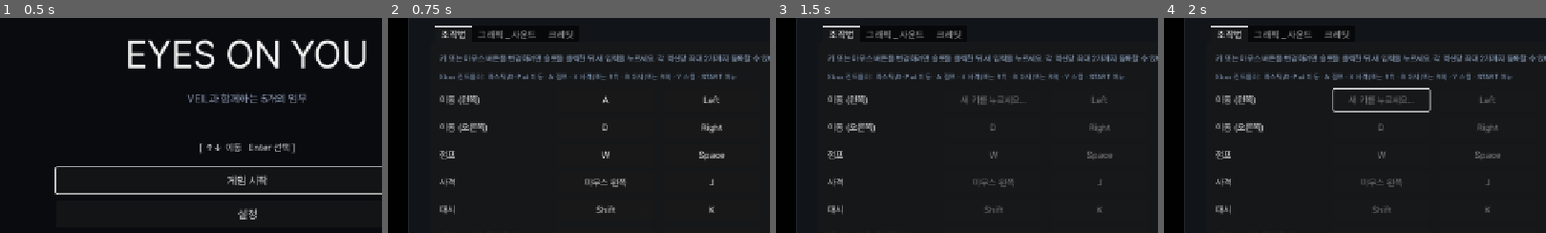
Above: before the commit, frames 1-4 (left to right).
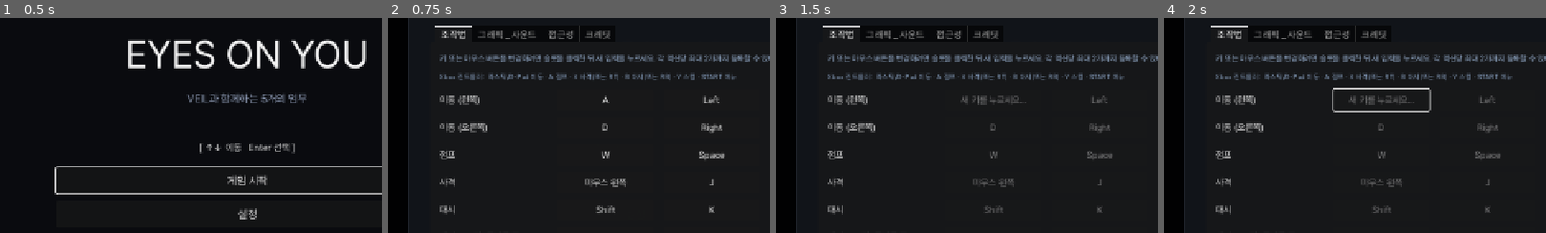
Above: after the commit, the same moments.

Repository: soomin007/EyesOnYou
Game: Godot game, scene res://scenes/main.tscn
Same seed, same stepped clock (60 frames per second), same inputs: the game is played once before the commit and once after it.
Inputs:
- Up to frame 1 (0.5 s): no input
- Up to frame 2 (0.75 s): click "설정" at 0.5 s
- Up to frame 3 (1.5 s): click "A" at 1.25 s
- Up to frame 4 (2 s): no input
The pictures show only the part of the screen within x 18-68%, y 20-70%; the shares and areas given below are measured in that part.

Frame 1 is identical in both runs. In frame 2, 0.3% of the frame differs, in the area x 42-59%, y 3-12%; in frame 3, 0.3%; in frame 4, 0.3%.

Commit message:
feat(a11y): 접근성 - 화면 밝기 조절 + 효과음 자막 (phase 1)
- scripts/Accessibility.gd 신규 autoload — 밝기 오버레이(layer 120) + 자막(layer 125)
  - 밝기: blend mode(어둡게 MUL / 밝게 ADD), 셰이더 불필요 → GL Compatibility·웹 안전
  - 자막: SfxPlayer.sfx_played 구독, 의미 있는 효과음 30종만 [태그]로 우하단 표시·페이드·중복억제
- SfxPlayer: sfx_played(id) 시그널 추가 (볼륨 0에서도 emit → 무음 플레이 시 자막 동작)
- GameState: screen_brightness / sfx_captions + settings.cfg [access] 영속 (reset 비대상)
- Settings: "접근성" 탭 — 밝기 슬라이더(50~150%) + 자막 토글(켤 때 예시 1줄)
- Main: load_settings 직후 Accessibility.apply()

검증: 에디터 헤드리스 전체 파싱 + 게임 부팅 깨끗(새 에러 0).
색약 모드는 다음 단계(화면 post-process 셰이더, 웹 검증 필요).

Co-Authored-By: Claude Opus 4.8 (1M context) <noreply@anthropic.com>

Diff:
--- a/project.godot
+++ b/project.godot
@@ -21,6 +21,7 @@
 GameState="*res://scripts/GameState.gd"
 BgmPlayer="*res://scripts/BgmPlayer.gd"
 SfxPlayer="*res://scripts/SfxPlayer.gd"
+Accessibility="*res://scripts/Accessibility.gd"
 
 [display]
 
--- /dev/null
+++ b/scripts/Accessibility.gd
@@ -0,0 +1,196 @@
+extends Node
+
+# 접근성 오버레이 — autoload. scene 전환에도 살아남아 전 화면에 일괄 적용한다.
+#   · 화면 밝기 (blend mode 오버레이 — 셰이더 불필요, GL Compatibility/웹 안전)
+#   · 효과음 자막 (SfxPlayer.sfx_played 구독 → 의미 있는 효과음을 텍스트로)
+# 색약 모드는 화면 post-process 셰이더가 필요해 별도 단계에서 추가 예정(layer 120 자리 예약).
+#
+# 레이어: 밝기 post-process = 120 (게임/HUD/오버레이 위), 자막 = 125 (항상 그 위 — 가독성 유지).
+# 값의 단일 진실은 GameState (settings.cfg 영속). apply()가 GameState를 읽어 반영.
+
+# ─── 밝기 ─────────────────────────────────────────────
+var _fx_layer: CanvasLayer
+var _brightness_rect: ColorRect
+var _bright_mat: CanvasItemMaterial
+
+# ─── 효과음 자막 ──────────────────────────────────────
+var _caption_layer: CanvasLayer
+var _caption_box: VBoxContainer
+var _captions: Array = []  # [{box: Control, t: float, text: String}]
+
+const CAPTION_LIFETIME: float = 2.4
+const CAPTION_FADE: float = 0.6
+const CAPTION_MAX: int = 4
+const CAPTION_DEDUP_WINDOW: float = 0.5  # 같은 자막 연속 발생 시 새 줄 대신 타이머만 리셋
+
+# 자막을 띄울 의미 있는 효과음만 매핑. 빈번한 잡음(발소리/사격/UI음/XP)은 제외 —
+# 무음 플레이 시 "안 보이는 위협 / 중요한 상태 변화"를 글로 알리는 게 목적.
+const CAPTION_MAP: Dictionary = {
+	# 적 행동 — 화면 밖/소리로만 예고되는 위협
+	"enemy_patrol_fire": "[적 사격]",
+	"enemy_sniper_charge": "[저격 조준]",
+	"enemy_sniper_fire": "[저격 발사]",
+	"enemy_drone_drop": "[드론 강하]",
+	"enemy_bomber_beep": "[자폭 카운트다운]",
+	"enemy_bomber_explode": "[자폭 폭발]",
+	# 보스
+	"boss_phase_change": "[보스 변화]",
+	"boss_missile_launch": "[미사일 발사]",
+	"boss_self_destruct_alarm": "[자폭 경보]",
+	"boss_self_destruct_disarm": "[자폭 해제]",
+	"boss_death": "[보스 파괴]",
+	"boss_alert_text": "[경고]",
+	# 폭발물 / 투사체
+	"bomb_throw": "[폭탄 투척]",
+	"bomb_explode": "[폭발]",
+	"bullet_deflect_shield": "[방패에 튕김]",
+	# 환경 위협 / 상호작용
+	"spike_hit": "[가시 작동]",
+	"siren_flash": "[경보등]",
+	"blackout_fade_in": "[정전]",
+	"gate_unlock": "[문 열림]",
+	"hatch_open": "[해치 열림]",
+	"lever_pull": "[레버 작동]",
+	"drop_platform_descend": "[발판 하강]",
+	# 플레이어 상태
+	"player_hurt": "[피격]",
+	"player_death": "[쓰러짐]",
+	# 진행 / 보상
+	"hp_collect": "[체력 회복]",
+	"levelup": "[레벨 업]",
+	"challenge_clear": "[도전 성공]",
+	"challenge_fail": "[도전 실패]",
+	"stage_clear_chime": "[구역 클리어]",
+	"arcturus_enter": "[기록 접근]",
+}
+
+func _ready() -> void:
+	process_mode = Node.PROCESS_MODE_ALWAYS
+	_build_brightness_overlay()
+	_build_caption_overlay()
+	if SfxPlayer.has_signal("sfx_played"):
+		SfxPlayer.sfx_played.connect(_on_sfx_played)
+	apply()
+
+# Main.gd가 GameState.load_settings() 직후 호출. Settings에서 값 바꿀 때도 호출.
+func apply() -> void:
+	_apply_brightness()
+
+# Settings에서 자막 토글을 켤 때 한 줄 예시를 띄워 위치/모양을 보여준다 (플래그와 무관하게 1회).
+func preview_caption() -> void:
+	_add_caption("[효과음 자막 예시]")
+
+# ─── 밝기 구현 ────────────────────────────────────────
+func _build_brightness_overlay() -> void:
+	_fx_layer = CanvasLayer.new()
+	_fx_layer.layer = 120
+	add_child(_fx_layer)
+	_brightness_rect = ColorRect.new()
+	_brightness_rect.set_anchors_and_offsets_preset(Control.PRESET_FULL_RECT)
+	_brightness_rect.mouse_filter = Control.MOUSE_FILTER_IGNORE
+	_bright_mat = CanvasItemMaterial.new()
+	_brightness_rect.material = _bright_mat
+	_brightness_rect.visible = false
+	_fx_layer.add_child(_brightness_rect)
+
+func _apply_brightness() -> void:
+	var b: float = clampf(GameState.screen_brightness, 0.5, 1.5)
+	if absf(b - 1.0) < 0.005:
+		_brightness_rect.visible = false
+		return
+	_brightness_rect.visible = true
+	if b < 1.0:
+		# 화면을 b배로 곱해 어둡게 (result = dst * b)
+		_bright_mat.blend_mode = CanvasItemMaterial.BLEND_MODE_MUL
+		_brightness_rect.color = Color(b, b, b, 1.0)
+	else:
+		# (b-1)만큼 빛을 더해 밝게 (result = dst + add)
+		_bright_mat.blend_mode = CanvasItemMaterial.BLEND_MODE_ADD
+		var add: float = b - 1.0
+		_brightness_rect.color = Color(add, add, add, 1.0)
+
+# ─── 효과음 자막 구현 ─────────────────────────────────
+func _build_caption_overlay() -> void:
+	_caption_layer = CanvasLayer.new()
+	_caption_layer.layer = 125
+	add_child(_caption_layer)
+	_caption_box = VBoxContainer.new()
+	# 우하단 한 점에 고정 → 내용에 맞춰 위·왼쪽으로 자란다 (최신 자막이 맨 아래).
+	_caption_box.anchor_left = 1.0
+	_caption_box.anchor_top = 1.0
+	_caption_box.anchor_right = 1.0
+	_caption_box.anchor_bottom = 1.0
+	_caption_box.grow_horizontal = Control.GROW_DIRECTION_BEGIN
+	_caption_box.grow_vertical = Control.GROW_DIRECTION_BEGIN
+	_caption_box.offset_left = -28.0
+	_caption_box.offset_right = -28.0
+	_caption_box.offset_top = -110.0   # 하단 VEIL 자막/HUD와 안 겹치게 살짝 띄움
+	_caption_box.offset_bottom = -110.0
+	_caption_box.alignment = BoxContainer.ALIGNMENT_END
+	_caption_box.add_theme_constant_override("separation", 6)
+	_caption_box.mouse_filter = Control.MOUSE_FILTER_IGNORE
+	_caption_layer.add_child(_caption_box)
+
+func _on_sfx_played(id: String) -> void:
+	if not GameState.sfx_captions:
+		return
+	if not CAPTION_MAP.has(id):
+		return
+	var text: String = str(CAPTION_MAP[id])
+	# 같은 자막이 짧은 시간에 연속 발생하면 새 줄 대신 직전 줄 타이머만 리셋 (스팸 방지).
+	if _captions.size() > 0:
+		var last: Dictionary = _captions[_captions.size() - 1]
+		if str(last.get("text", "")) == text and float(last.get("t", 99.0)) < CAPTION_DEDUP_WINDOW:
+			last["t"] = 0.0
+			var lb := last.get("box") as CanvasItem
+			if lb != null and is_instance_valid(lb):
+				lb.modulate.a = 1.0
+			return
+	_add_caption(text)
+
+func _add_caption(text: String) -> void:
+	var pc := PanelContainer.new()
+	pc.mouse_filter = Control.MOUSE_FILTER_IGNORE
+	var sb := StyleBoxFlat.new()
+	sb.bg_color = Color(0.04, 0.05, 0.07, 0.86)
+	sb.set_border_width_all(1)
+	sb.border_color = Color(0.55, 0.62, 0.78, 0.45)
+	sb.set_corner_radius_all(4)
+	sb.content_margin_left = 12
+	sb.content_margin_right = 12
+	sb.content_margin_top = 5
+	sb.content_margin_bottom = 5
+	pc.add_theme_stylebox_override("panel", sb)
+	var l := Label.new()
+	l.text = text
+	l.add_theme_font_size_override("font_size", 16)
+	l.add_theme_color_override("font_color", Color(0.90, 0.93, 0.98))
+	l.mouse_filter = Control.MOUSE_FILTER_IGNORE
+	pc.add_child(l)
+	_caption_box.add_child(pc)
+	_captions.append({"box": pc, "t": 0.0, "text": text})
+	while _captions.size() > CAPTION_MAX:
+		var old: Dictionary = _captions.pop_front()
+		var ob := old.get("box") as Node
+		if ob != null and is_instance_valid(ob):
+			ob.queue_free()
+
+func _process(delta: float) -> void:
+	if _captions.is_empty():
+		return
+	var still: Array = []
+	for c in _captions:
+		var cc: Dictionary = c
+		var box := cc.get("box") as CanvasItem
+		if box == null or not is_instance_valid(box):
+			continue
+		var t: float = float(cc.get("t", 0.0)) + delta
+		cc["t"] = t
+		if t >= CAPTION_LIFETIME:
+			box.queue_free()
+			continue
+		var fade_start: float = CAPTION_LIFETIME - CAPTION_FADE
+		if t > fade_start:
+			box.modulate.a = clampf(1.0 - (t - fade_start) / CAPTION_FADE, 0.0, 1.0)
+		still.append(cc)
+	_captions = still
--- a/scripts/GameState.gd
+++ b/scripts/GameState.gd
@@ -40,6 +40,10 @@
 var tutorial_done: bool = false
 var bgm_volume: float = 1.0
 var sfx_volume: float = 1.0
+
+# 접근성 — settings.cfg에 영속. reset()에서 안 지움(볼륨처럼 사용자 환경 설정).
+var screen_brightness: float = 1.0   # 0.5~1.5 (1.0=기본). Accessibility 오버레이가 반영.
+var sfx_captions: bool = false       # 효과음 자막 (무음 플레이 대응)
 
 # 스토리 모드 — 키보드/패드 조작이 어려운 사람을 위한 간략화 모드.
 # 체력 무제한 / 드론 배제 / 보스 P1만 / 스테이지·맵 수 축소.
@@ -337,6 +341,8 @@
 		seen_enemies.append(str(v))
 	hidden_visit_count = int(cf.get_value("flags", "hidden_visit_count", 0))
 	visited_arcturus = bool(cf.get_value("flags", "visited_arcturus", false))
+	screen_brightness = clampf(float(cf.get_value("access", "brightness", 1.0)), 0.5, 1.5)
+	sfx_captions = bool(cf.get_value("access", "sfx_captions", false))
 	if version < SETTINGS_VERSION:
 		# 구 스키마 — 키바인드 폐기, project.godot + Main.gd 기본값 유지
 		return
@@ -377,6 +383,8 @@
 	cf.set_value("flags", "seen_enemies", seen_enemies)
 	cf.set_value("flags", "hidden_visit_count", hidden_visit_count)
 	cf.set_value("flags", "visited_arcturus", visited_arcturus)
+	cf.set_value("access", "brightness", screen_brightness)
+	cf.set_value("access", "sfx_captions", sfx_captions)
 	cf.set_value("audio", "bgm", bgm_volume)
 	cf.set_value("audio", "sfx", sfx_volume)
 	for action in KEYBIND_ACTIONS:
--- a/scripts/Main.gd
+++ b/scripts/Main.gd
@@ -4,6 +4,7 @@
 	_bind_default_mouse_inputs()
 	_bind_wasd_to_ui()
 	GameState.load_settings()
+	Accessibility.apply()
 	GameState.reset()
 	get_tree().change_scene_to_file(SceneRouter.TITLE)
 
--- a/scripts/Settings.gd
+++ b/scripts/Settings.gd
@@ -96,6 +96,7 @@
 
 	tabs.add_child(_build_keybind_tab())
 	tabs.add_child(_build_av_tab())
+	tabs.add_child(_build_accessibility_tab())
 	tabs.add_child(_build_credits_tab())
 	# 디버그 탭은 잠금 해제(GameState.debug_unlocked) 시에만 노출.
 	# 잠금 해제는 Title 화면에서 비밀 키 시퀀스 "snu" 입력으로.
@@ -335,6 +336,104 @@
 	section_b.add_child(_make_volume_row("배경음 볼륨", "bgm"))
 	section_b.add_child(_make_volume_row("효과음 볼륨", "sfx"))
 	return outer
+
+# 접근성 탭 — 화면 밝기 + 효과음 자막. 값은 GameState에 영속, Accessibility 오버레이가 반영.
+func _build_accessibility_tab() -> Control:
+	var outer := MarginContainer.new()
+	outer.name = "접근성"
+	outer.add_theme_constant_override("margin_left", 16)
+	outer.add_theme_constant_override("margin_right", 16)
+	outer.add_theme_constant_override("margin_top", 18)
+	outer.add_theme_constant_override("margin_bottom", 18)
+	var v := VBoxContainer.new()
+	v.add_theme_constant_override("separation", 18)
+	outer.add_child(v)
+
+	v.add_child(_make_section_header("화면 밝기"))
+	var bri_note := Label.new()
+	bri_note.text = "화면이 너무 어둡거나 밝게 느껴지면 조절하세요. 기본 100%."
+	bri_note.add_theme_font_size_override("font_size", 13)
+	bri_note.add_theme_color_override("font_color", Color(0.62, 0.72, 0.85))
+	bri_note.autowrap_mode = TextServer.AUTOWRAP_WORD_SMART
+	v.add_child(bri_note)
+	v.add_child(_make_brightness_row())
+
+	var spacer := Control.new()
+	spacer.custom_minimum_size = Vector2(0, 8)
+	v.add_child(spacer)
+
+	v.add_child(_make_section_header("효과음 자막"))
+	var cap_note := Label.new()
+	cap_note.text = "소리 없이 플레이할 때, 중요한 효과음(적 사격·폭발·경보 등)을 화면 우하단에 글로 표시해요."
+	cap_note.add_theme_font_size_override("font_size", 13)
+	cap_note.add_theme_color_override("font_color", Color(0.62, 0.72, 0.85))
+	cap_note.autowrap_mode = TextServer.AUTOWRAP_WORD_SMART
+	v.add_child(cap_note)
+	v.add_child(_make_captions_row())
+	return outer
+
+var _brightness_value_label: Label
+
+func _make_brightness_row() -> Control:
+	var hb := HBoxContainer.new()
+	hb.add_theme_constant_override("separation", 14)
+	var l := Label.new()
+	l.text = "밝기"
+	l.custom_minimum_size = Vector2(110, 28)
+	l.add_theme_font_size_override("font_size", 14)
+	l.add_theme_color_override("font_color", Color(0.9, 0.9, 0.9))
+	l.vertical_alignment = VERTICAL_ALIGNMENT_CENTER
+	hb.add_child(l)
+	var slider := HSlider.new()
+	slider.min_value = 0.5
+	slider.max_value = 1.5
+	slider.step = 0.05
+	slider.custom_minimum_size = Vector2(260, 28)
+	slider.value = GameState.screen_brightness
+	slider.value_changed.connect(_on_brightness_changed)
+	hb.add_child(slider)
+	_brightness_value_label = Label.new()
+	_brightness_value_label.custom_minimum_size = Vector2(56, 28)
+	_brightness_value_label.add_theme_font_size_override("font_size", 14)
+	_brightness_value_label.add_theme_color_override("font_color", Color(0.78, 0.82, 0.9))
+	_brightness_value_label.vertical_alignment = VERTICAL_ALIGNMENT_CENTER
+	_brightness_value_label.text = "%d%%" % int(round(GameState.screen_brightness * 100.0))
+	hb.add_child(_brightness_value_label)
+	return hb
+
+func _on_brightness_changed(value: float) -> void:
+	GameState.screen_brightness = value
+	Accessibility.apply()
+	if _brightness_value_label != null:
+		_brightness_value_label.text = "%d%%" % int(round(value * 100.0))
+	SfxPlayer.play("ui_slider_tick")
+	GameState.save_settings()
+
+func _make_captions_row() -> Control:
+	var hb := HBoxContainer.new()
+	hb.add_theme_constant_override("separation", 14)
+	var l := Label.new()
+	l.text = "효과음 자막"
+	l.custom_minimum_size = Vector2(110, 28)
+	l.add_theme_font_size_override("font_size", 14)
+	l.add_theme_color_override("font_color", Color(0.9, 0.9, 0.9))
+	l.vertical_alignment = VERTICAL_ALIGNMENT_CENTER
+	hb.add_child(l)
+	var toggle := CheckButton.new()
+	toggle.button_pressed = GameState.sfx_captions
+	toggle.text = "켜짐" if GameState.sfx_captions else "꺼짐"
+	toggle.add_theme_font_size_override("font_size", 14)
+	toggle.toggled.connect(_on_captions_toggled.bind(toggle))
+	hb.add_child(toggle)
+	return hb
+
+func _on_captions_toggled(pressed: bool, toggle: CheckButton) -> void:
+	GameState.sfx_captions = pressed
+	toggle.text = "켜짐" if pressed else "꺼짐"
+	GameState.save_settings()
+	# 켤 때 위치/모양을 보여주는 예시 한 줄.
+	if pressed:
+		Accessibility.preview_caption()
 
 # 크레딧 탭 — 패널에서 직접 띄우는 오버레이. Settings를 닫지 않고 그 위에 겹쳐 띄움.
 func _build_credits_tab() -> Control:
--- a/scripts/SfxPlayer.gd
+++ b/scripts/SfxPlayer.gd
@@ -10,6 +10,10 @@
 const POOL_SIZE: int = 8
 const BASE_DB: float = -6.0
 const SILENT_DB: float = -80.0
+
+# 효과음 재생 시 emit — 접근성 자막(Accessibility)이 구독. id는 base id(variant 번호 없음).
+# 볼륨 0이어도 play()는 호출되므로 무음 플레이 중에도 자막은 동작한다.
+signal sfx_played(id: String)
 
 # SFX별 dB 보정 — 어떤 효과음은 너무 크고 어떤 건 너무 작아서 mixing 균형용.
 # 사용자 피드백 기반(2026-05-09): jump/double_jump 너무 큼, step/land 거의 안 들림.
@@ -142,6 +146,7 @@
 	var preset_offset: float = float(VOLUME_OFFSETS.get(id, 0.0))
 	player.volume_db = _target_db() + preset_offset + volume_offset_db
 	player.play()
+	emit_signal("sfx_played", id)
 
 func _target_db() -> float:
 	var v: float = clampf(GameState.sfx_volume, 0.0, 1.0)
Not shown, added: scripts/Accessibility.gd.uid
